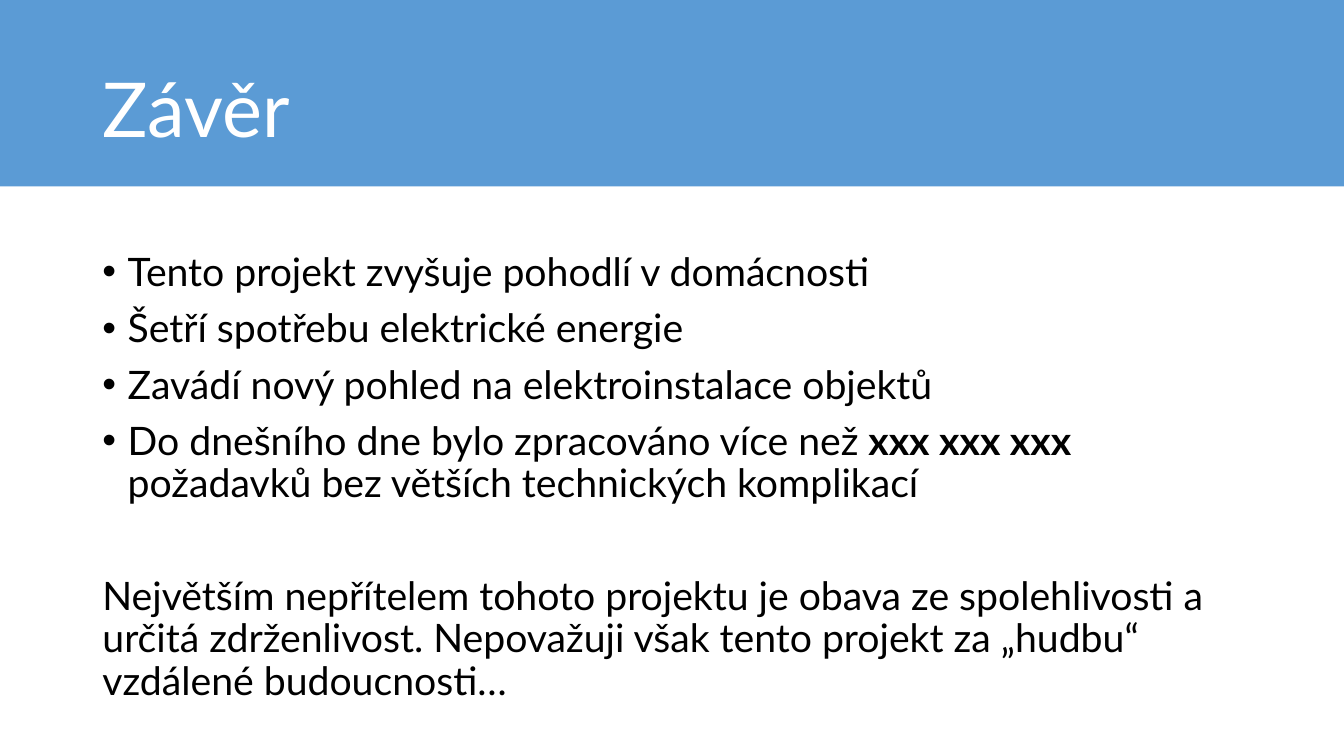
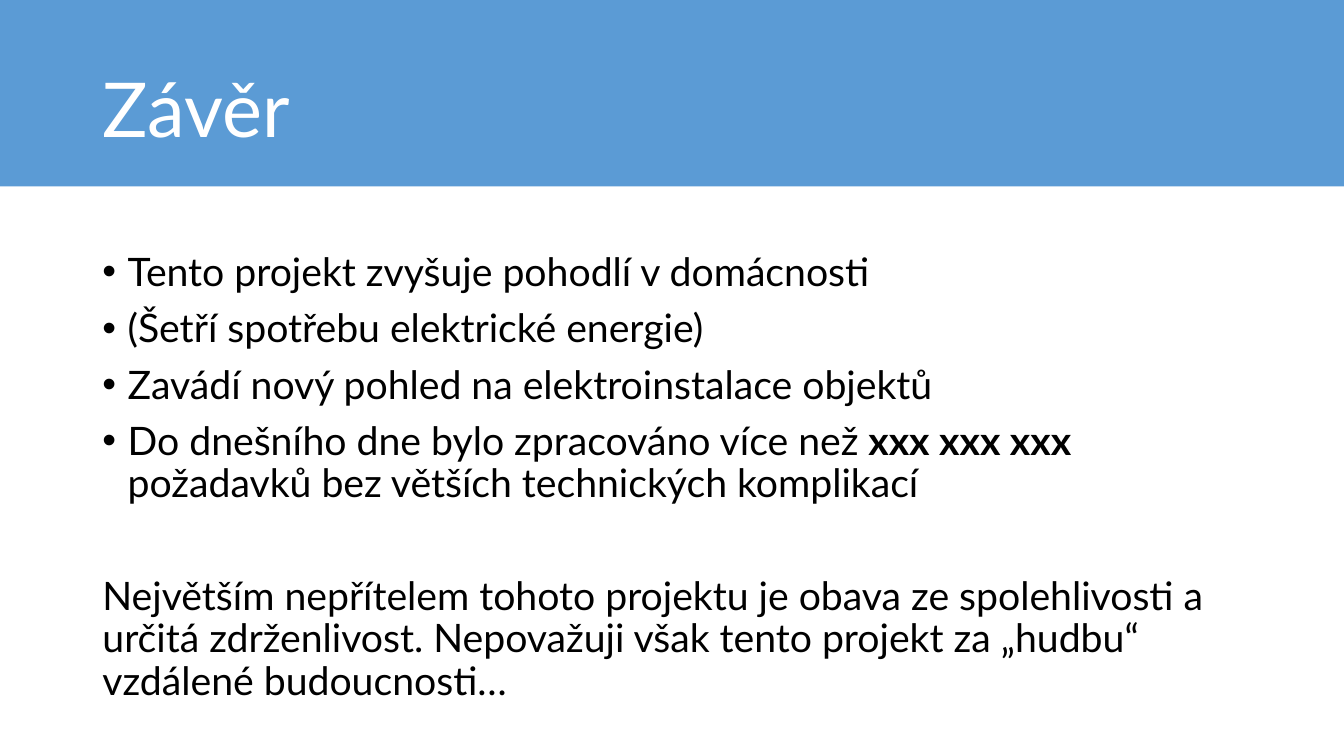
Before and after one commit to mrtnzlml-archive/Real-time-WS, a slide deck: slide 7 of obhajoba.pptx. Drawn at 1344x756 pixels with LibreOffice and Linux fonts; fonts in the diff are those of the drawing. Boxes give left, top, right and bottom in pixels: in the first picture for what was removed or moved away, otherwise in the second. Text is boxed around its words. In the diff, an @@ line names an element or a change of style, - is before the commit and + after.

```diff
--- a/obhajoba.pptx
+++ b/obhajoba.pptx
@@ text at box(128, 308, 703, 349): text changed @@
-• Šetří spotřebu elektrické energie
+• (Šetří spotřebu elektrické energie)
```
Also in this commit, not shown: 5 other slides changed, 1 slide added, 1 slide removed, 15 other files.
